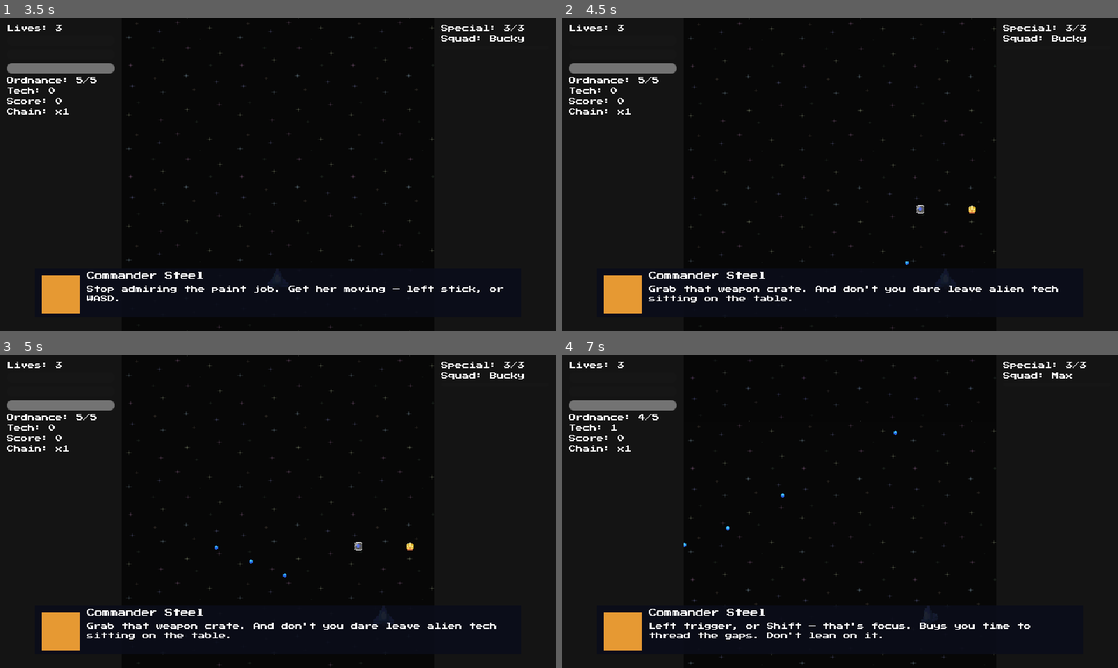
Above: before the commit, frames 1-4 (two rows, left to right).
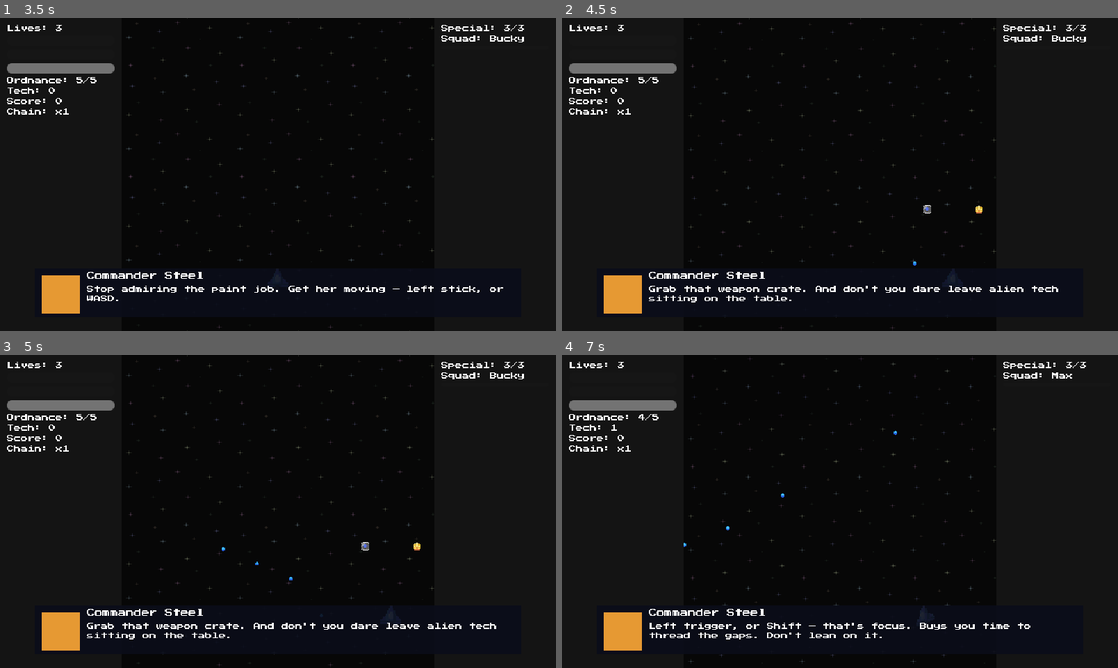
Above: after the commit, the same moments.

Repository: Funfetsunk/terra-intercept
Game: Godot game, scene res://scenes/menus/title_screen.tscn
Two runs of this game, one before a commit and one after it. Both use one fixed random seed, a clock stepped at 60 frames per second and the inputs below.
Inputs (mouse positions are in pixels of both pictures, inside the frame that each line leads up to):
- Up to frame 1 (3.5 s): click "Start" at 0.5 s; click "Create" at 1.25 s; click (116, 199) at 2 s; click "London (Available)" at 2.75 s
- Up to frame 2 (4.5 s): tap Enter (ui_accept) at 3.5, 3.77 s; move the mouse to (962, 158) at 3.52 s; hold D (p1_move_right) 3.53-4.25 s; click (962, 158) at 3.6 s; drag from (728, 190) to (945, 277) at 4.27 s
- Up to frame 3 (5 s): no input
- Up to frame 4 (7 s): tap Enter (ui_accept) at 5, 6.77 s; move the mouse to (895, 442) at 5.02 s; hold D (p1_move_right) 5.03-5.75 s; hold Space (p1_ordnance) 5.03-5.75 s; drag from (812, 574) to (973, 570) at 5.77 s; move the mouse to (1006, 558) at 6.52 s; hold A (p1_move_left) from 6.53 s (still down); tap E (p1_squad_next) at 6.6 s

Frame 1 is identical in both runs. In frame 2, 0.1% of the frame differs, in the area x 61-76%, y 59-83%; in frame 3, 0.2%; in frame 4, 0.6%, in the area x 22-79%, y 0-100%.

Commit message:
Nudge player and enemy movement speed up ~7%
Player ships: Interceptor 170->182, Striker 125->134, Guardian 110->118,
Vanguard 130->139. Regular enemies: Drone 40->43, Swarmer 70->75,
Spinner 30->32, plus their tutorial variants proportionally. Bullets,
Lander Pod (stationary-drop, not a real "speed"), and bosses (mid-boss/
Tower Bridge, separate hover/phase tuning) untouched.

Co-Authored-By: Claude Sonnet 5 <noreply@anthropic.com>
Claude-Session: https://claude.ai/code/session_01RV6NjfYkb9ah9RXEg66au1

Diff:
--- a/data/enemies/drone_data.tres
+++ b/data/enemies/drone_data.tres
@@ -1,14 +1,11 @@
-[gd_resource type="Resource" script_class="EnemyData" load_steps=3 format=3]
+[gd_resource type="Resource" script_class="EnemyData" format=3 uid="uid://u1jqni3hviq8"]
 
-[ext_resource type="Script" path="res://scripts/resources/enemy_data.gd" id="1"]
-[ext_resource type="Resource" path="res://data/patterns/drone_pattern.tres" id="2"]
+[ext_resource type="Script" uid="uid://bxbax4x8ptrvy" path="res://scripts/resources/enemy_data.gd" id="1"]
+[ext_resource type="Resource" uid="uid://dq3h8qiemfwkf" path="res://data/patterns/drone_pattern.tres" id="2"]
 
 [resource]
 script = ExtResource("1")
 enemy_name = "Drone"
-move_speed = 40.0
-hull_max = 2.0
-hitbox_radius = 8.0
+move_speed = 43.0
 pattern = ExtResource("2")
-score_value = 100
 alien_tech_drop = 1
--- a/data/enemies/drone_data_tutorial.tres
+++ b/data/enemies/drone_data_tutorial.tres
@@ -1,14 +1,11 @@
-[gd_resource type="Resource" script_class="EnemyData" load_steps=3 format=3]
+[gd_resource type="Resource" script_class="EnemyData" format=3 uid="uid://baqm8sa56b3ki"]
 
-[ext_resource type="Script" path="res://scripts/resources/enemy_data.gd" id="1"]
-[ext_resource type="Resource" path="res://data/patterns/drone_pattern_tutorial.tres" id="2"]
+[ext_resource type="Script" uid="uid://bxbax4x8ptrvy" path="res://scripts/resources/enemy_data.gd" id="1"]
+[ext_resource type="Resource" uid="uid://bhjpqriqpq4cv" path="res://data/patterns/drone_pattern_tutorial.tres" id="2"]
 
 [resource]
 script = ExtResource("1")
 enemy_name = "Drone (Tutorial)"
-move_speed = 20.0
-hull_max = 2.0
-hitbox_radius = 8.0
+move_speed = 21.0
 pattern = ExtResource("2")
-score_value = 100
 alien_tech_drop = 1
--- a/data/enemies/spinner_data.tres
+++ b/data/enemies/spinner_data.tres
@@ -1,12 +1,12 @@
-[gd_resource type="Resource" script_class="EnemyData" load_steps=3 format=3]
+[gd_resource type="Resource" script_class="EnemyData" format=3 uid="uid://y81rvxuy4co7"]
 
-[ext_resource type="Script" path="res://scripts/resources/enemy_data.gd" id="1"]
+[ext_resource type="Script" uid="uid://bxbax4x8ptrvy" path="res://scripts/resources/enemy_data.gd" id="1"]
 [ext_resource type="Resource" path="res://data/patterns/spinner_pattern.tres" id="2"]
 
 [resource]
 script = ExtResource("1")
 enemy_name = "Spinner"
-move_speed = 30.0
+move_speed = 32.0
 hull_max = 4.0
 hitbox_radius = 9.0
 pattern = ExtResource("2")
--- a/data/enemies/swarmer_data.tres
+++ b/data/enemies/swarmer_data.tres
@@ -1,12 +1,12 @@
-[gd_resource type="Resource" script_class="EnemyData" load_steps=3 format=3]
+[gd_resource type="Resource" script_class="EnemyData" format=3 uid="uid://b34452a8ko853"]
 
-[ext_resource type="Script" path="res://scripts/resources/enemy_data.gd" id="1"]
-[ext_resource type="Resource" path="res://data/patterns/swarmer_pattern.tres" id="2"]
+[ext_resource type="Script" uid="uid://bxbax4x8ptrvy" path="res://scripts/resources/enemy_data.gd" id="1"]
+[ext_resource type="Resource" uid="uid://b8yp85sd0ceq1" path="res://data/patterns/swarmer_pattern.tres" id="2"]
 
 [resource]
 script = ExtResource("1")
 enemy_name = "Swarmer"
-move_speed = 70.0
+move_speed = 75.0
 hull_max = 1.0
 hitbox_radius = 7.0
 pattern = ExtResource("2")
--- a/data/enemies/swarmer_data_tutorial.tres
+++ b/data/enemies/swarmer_data_tutorial.tres
@@ -1,12 +1,12 @@
-[gd_resource type="Resource" script_class="EnemyData" load_steps=3 format=3]
+[gd_resource type="Resource" script_class="EnemyData" format=3 uid="uid://dgnoay80pe8ge"]
 
-[ext_resource type="Script" path="res://scripts/resources/enemy_data.gd" id="1"]
-[ext_resource type="Resource" path="res://data/patterns/swarmer_pattern_tutorial.tres" id="2"]
+[ext_resource type="Script" uid="uid://bxbax4x8ptrvy" path="res://scripts/resources/enemy_data.gd" id="1"]
+[ext_resource type="Resource" uid="uid://c8imhx73hf84r" path="res://data/patterns/swarmer_pattern_tutorial.tres" id="2"]
 
 [resource]
 script = ExtResource("1")
 enemy_name = "Swarmer (Tutorial)"
-move_speed = 35.0
+move_speed = 37.0
 hull_max = 1.0
 hitbox_radius = 7.0
 pattern = ExtResource("2")
--- a/data/ships/guardian_ship_data.tres
+++ b/data/ships/guardian_ship_data.tres
@@ -10,7 +10,7 @@
 ship_color = Color(0.3, 0.8, 0.3, 1)
 traits_description = "Slower, big shield"
 radio_intro = "Max on station. I've got you."
-move_speed = 110.0
+move_speed = 118.0
 shield_max = 10.0
 shield_recharge_rate = 2.5
 hull_max = 4.0
--- a/data/ships/interceptor_ship_data.tres
+++ b/data/ships/interceptor_ship_data.tres
@@ -10,7 +10,7 @@
 ship_color = Color(0.9, 0.3, 0.2, 1)
 traits_description = "Fast, fragile"
 radio_intro = "Dash, inbound. Watch this."
-move_speed = 170.0
+move_speed = 182.0
 shield_max = 4.0
 hull_max = 2.0
 bullet_speed = 320.0
--- a/data/ships/striker_ship_data.tres
+++ b/data/ships/striker_ship_data.tres
@@ -10,7 +10,7 @@
 ship_color = Color(0.95, 0.85, 0.2, 1)
 traits_description = "High power"
 radio_intro = "Bucky here. Guns hot, say the word."
-move_speed = 125.0
+move_speed = 134.0
 fire_rate = 12.0
 bullet_speed = 280.0
 bullet_texture = ExtResource("1_vph8y")
--- a/data/ships/vanguard_ship_data.tres
+++ b/data/ships/vanguard_ship_data.tres
@@ -10,6 +10,6 @@
 ship_color = Color(0.3, 0.5, 0.9, 1)
 traits_description = "All-rounder"
 radio_intro = "Tammy, standing by. Just say when."
-move_speed = 130.0
+move_speed = 139.0
 bullet_texture = ExtResource("1_r1l1u")
 special_shape = 3
